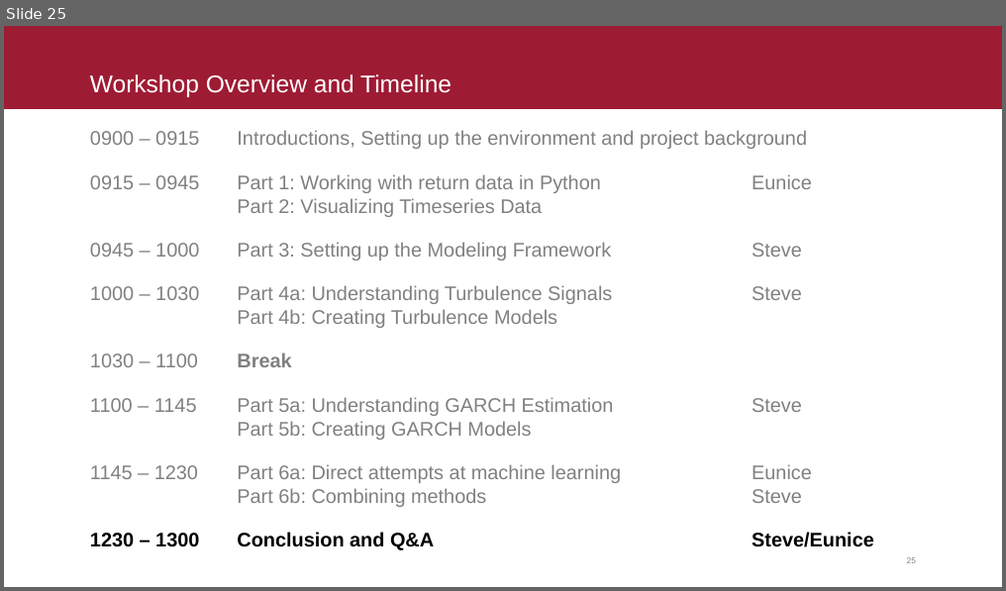
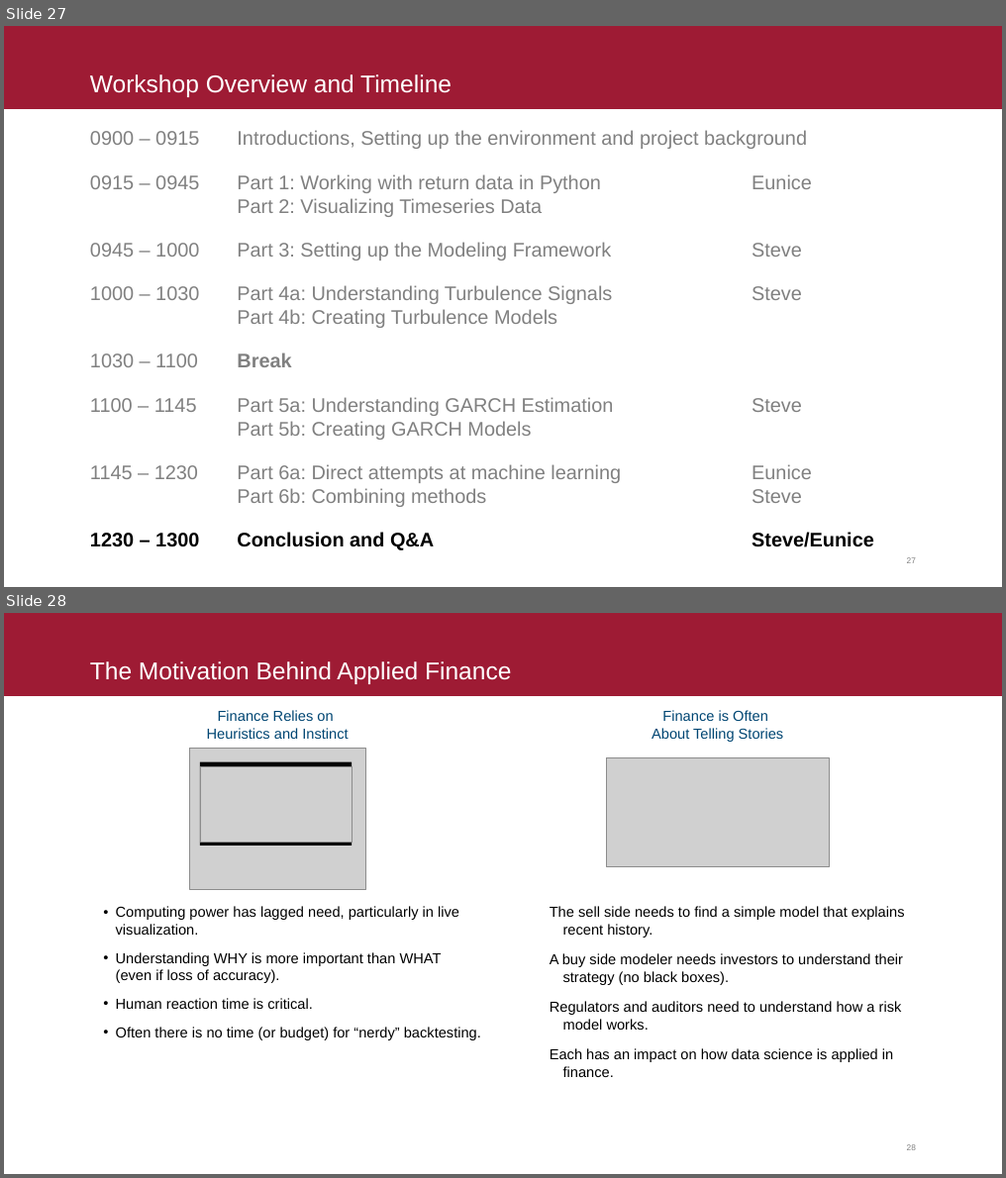
Before and after one commit to fintechsteve/modeling-volatility, a slide deck: Presentation/ODSC Modeling Volatility - Lawrence Hameyie-Sanon.pptx. Shown one above the other, each under a label of ours: slide 25 before the commit, slides 27 and 28 after it. The pictures are 1006x591 and 1006x1178 pixels, drawn with LibreOffice and Linux fonts; fonts in the diff are those of the drawing; grey boxes stand for pictures. Boxes give left, top, right and bottom in pixels: in the first picture for what was removed or moved away, otherwise in the second. Text is boxed around its words. In the diff, an @@ line names an element or a change of style, - is before the commit and + after.

```diff
--- a/Presentation/ODSC Modeling Volatility - Lawrence Hameyie-Sanon.pptx
+++ b/Presentation/ODSC Modeling Volatility - Lawrence Hameyie-Sanon.pptx
@@ slide 28 added at [4, 613, 1002, 1174], background #FFFFFF; not listed: 2 template elements that a slide beside it also shows @@
@@ title added at [90, 662, 511, 684], 26.5 pt, text #FFFFFF @@
+The Motivation Behind Applied Finance
@@ text added at [207, 710, 348, 739], 15.9 pt, text #004673 @@
+Finance Relies on
+Heuristics and Instinct
@@ text added at [651, 710, 784, 742], 15.9 pt, text #004673 @@
+Finance is Often
+About Telling Stories
@@ picture added at [189, 749, 365, 890] @@
@@ picture added at [607, 759, 829, 867] @@
@@ rectangle added at [199, 762, 351, 846], fill #000000 @@
@@ picture added at [200, 767, 352, 842] @@
@@ text added at [116, 906, 481, 1041], 15.9 pt, text #000000 @@
+• Computing power has lagged need, particularly in live visualization.
+• Understanding WHY is more important than WHAT
+  (even if loss of accuracy).
+• Human reaction time is critical.
+• Often there is no time (or budget) for “nerdy” backtesting.
@@ text added at [549, 906, 905, 1077], 15.9 pt, text #000000 @@
+The sell side needs to find a simple model that explains recent history.
+A buy side modeler needs investors to understand their strategy (no black boxes).
+Regulators and auditors need to understand how a risk model works.
+Each has an impact on how data science is applied in finance.
@@ what was slide 25 is now slide 27 @@
```
Also in this commit, not shown: 1 slide changed, 3 other slides added, 10 other files.
